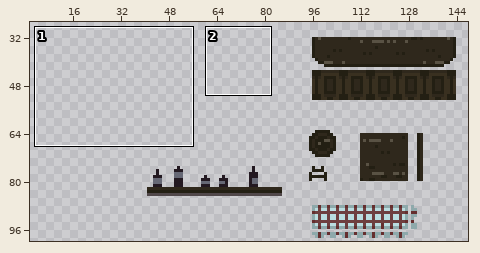
Pixel-art file, stored at godot/assets/Edificios/Cabildo.ase. Above: a wide view before the commit, with the close-up outlined.
Close-up. Before the edit:
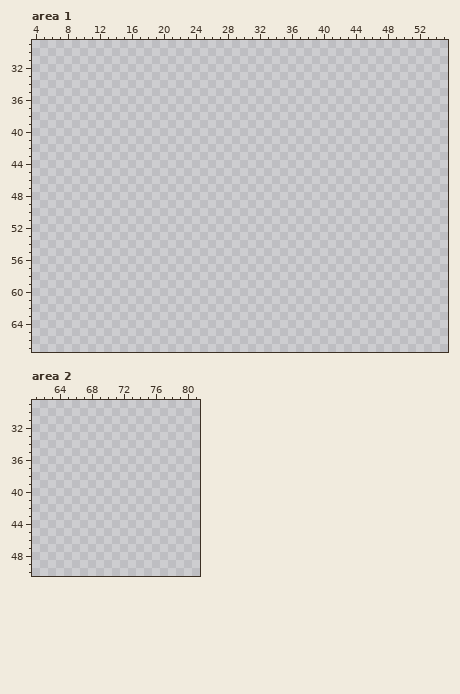
152x100 pixels, 1 frame. Colours within 5 levels of each other are drawn and written as one. Shown: area 1: x 4..55, y 29..67; area 2: x 61..81, y 29..50. The wide view leaves out empty margins.
And afterwards:
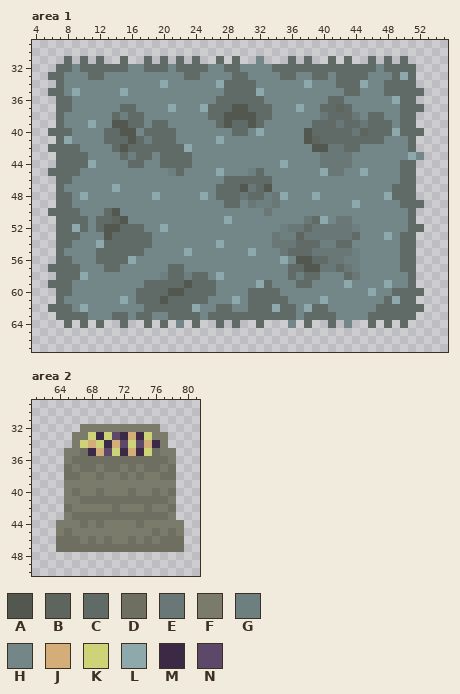
Palette (. is transparent): A #525750  B #5e655f  C #606a67  D #6e6f60  E #697877  F #7a7b6a  G #6e7f7f  H #748788  J #d3ae79  K #cdd379  L #8ea9ab  M #3b2946  N #5d486a
Changes in this commit:
Area 1, layer "Salon/Layer 6":
y 31: x 8 . -> C; x 10 . -> C; x 12 . -> C; x 15 . -> C; x 18 . -> C; x 20 . -> C; x 22 . -> C; x 24 . -> C; x 27 . -> C; x 29 . -> C; x 32 . -> H; x 36 . -> C; x 38 . -> C; x 41 . -> C; x 43 . -> C; x 46 . -> C; x 48 . -> C; x 50 . -> C
y 32: x 7..51 ............................................. -> CCHCCCCCCHHCCCHCCCCHHCCHHHHCCCCCCCCCCCCCHCCCC
y 33: x 6..51 .............................................. -> CCHHHCCHHHHHHHHHHCCHHHHCCHHHHCCHHCCHCCCCHHHCLC
y 34: x 7..51 ............................................. -> CHHHHHHHHHHHHLHHHHHHLCCCCHHHHHHLHHHCCCLHHCCCC
y 35: x 6..52 ............................................... -> CCHLHHHHHLHHHHHHHHHHHHCCCCLHHHHHHHHHHCCHHHCCCCC
y 36: x 7..51 ............................................. -> CCHHHHHHHHHHHHHHHHHHCCCCCCHHHHHHHHCCHHHHHHLCC
y 37: x 7..52 .............................................. -> CCHHHHHHCCHHHHLHHHLCCCAACCCHHHLHHCCBCHHHHHHCCC
y 38: x 7..51 ............................................. -> CHHHHHHCGCCHHHHHHHHCCAAAACCHHHHHHECCCEHCCHHCC
y 39: x 7..51 ............................................. -> CHHHLHHAACCHCCHHHHHHCACCACHHHHHHCCCECCECCCHCC
y 40: x 6..52 ............................................... -> CCCHHHHCCAAHCCCCHHHHHHHCCHLHHHHHACCCCCEBCCCLCCC
y 41: x 7..51 ............................................. -> CLHHHHCCCACGCCCHHHHHLHHHHHHHHHHABCCCCCCCCHHHC
y 42: x 6..51 .............................................. -> CCCCHHHHCACCCCCCCLHHHHHHHHHHHHHHHAAEECCHHHHHHC
y 43: x 7..52 .............................................. -> CCCCHHHHCGCCHCCCCHHHHHHHHHHHHHHHHEEEEHHHHHHHLH
y 44: x 7..51 ............................................. -> CCCCLHHHHCCHHCCCCHHHHHHHHHHHLHHHHEEEEHHHHHHCC
y 45: x 6..51 .............................................. -> CCCCHHHHHHHHHHHGCHHHHLHHHGCHHHHHHHLEEHHLHHHHCC
y 46: x 7..51 ............................................. -> CCHHHHHHHHHHHHHHHHHHHCCCCCCHHHHHHHHHHHHHHHHCC
y 47: x 7..51 ............................................. -> CHHHHHHLHHHHHHHHHHHHCCCAECAHHHHHHHHHHHHHHHCCC
y 48: x 7..51 ............................................. -> CCHLHHHHHHHHLHHHHHLHCCCECCGELHHHLHHHHHHHHLCCC
y 49: x 7..52 .............................................. -> CCHHHHHHHHHHHHHHHHHHHCCHEGGEHHHHHHHHHLHHHHHCCC
y 50: x 6..51 .............................................. -> CCCCHHHCAHHHHHHHHHHHHHHHHHHEHHHHHHHHHHHHHHHHHC
y 51: x 7..51 ............................................. -> CCCCHCCBAHHHHHHHHHHHHLHHHHHHHHHECLHEEHHHHHHHC
y 52: x 7..52 .............................................. -> CCLCHCAACCCHHLHHHHHHHHHHHHHHGEECEEEEEGHHHHHHCC
y 53: x 7..51 ............................................. -> CCCHHHACCCCCHHHHHHHHHHHHHHHEGGBEEEEEECHHHLHCC
y 54: x 7..51 ............................................. -> CCHHHLCCCCCCHHHHHHHHLHHHHHHEEECCCGGCCHHHHHHCC
y 55: x 7..51 ............................................. -> CHHHHCCCCCCHHHHHLHHHHHHHLHHHECCCEEEEEGHHHHHCC
y 56: x 7..51 ............................................. -> CCHHHCCCCLHHHHHHHHHHHHHHHHHHLHAACCEEGGHHHHHCC
y 57: x 6..51 .............................................. -> CCCCHHHCCHHHHHHCCHHHHHHHHHHHHHCCAAEECEGHHHHHCC
y 58: x 7..51 ............................................. -> CCCLHHHHHHHHHGCCGCCHLHHHHHHHHCGCCHHHCEHHHHHHC
y 59: x 6..51 .............................................. -> CCCHHHHHHHHHCCCCCACCCHHHHHLCHHHCCHHHHLHHHHLHHC
y 60: x 7..52 .............................................. -> CCHHHHHHHHCCCCAACCCCHHHHCCCCHHHHHHHHHHHLHHCCCC
y 61: x 7..51 ............................................. -> CHHHHHHHLHCCCACCCCCHHHLHCCCCCHHHHLHHHHHHHCLCC
y 62: x 6..52 ............................................... -> CCCHLHHHHHHHCCCCCCLHHCCHHCCCLCCHLCCHHHHHHCCCCCC
y 63: x 7..51 ............................................. -> CCCCHHHCCHCCHHCCCCHCCCCCCCCCCCHCCCCHHHHCCCCCC
y 64: x 8 . -> C; x 10 . -> C; x 12 . -> C; x 15 . -> C; x 18 . -> C; x 20 . -> C; x 22 . -> H; x 24 . -> C; x 27 . -> C; x 29 . -> C; x 32 . -> C; x 36 . -> H; x 38 . -> C; x 41 . -> C; x 43 . -> H; x 46 . -> C; x 48 . -> C; x 50 . -> C
Area 2, layer "Salon/Layer 6":
y 32: x 67..76 .......... -> FFFFFFFFFF
y 33: x 66..77 ............ -> FFKMKNMJMKFF
y 34: x 66..77 ............ -> FKJKMJNKNJMF
y 35: x 65..78 .............. -> FFDMJNKMJMKDFF
y 36: x 65..78 .............. -> FDDDDDDDDDDDDF
y 37: x 65..78 .............. -> DFDDFDDFDFDDFD
y 38: x 65..78 .............. -> DDFFDFFDFDFFDD
y 39: x 65..78 .............. -> FFFFFFFFFFFFFF
y 40: x 65..78 .............. -> FDFFDFFFDFFDFD
y 41: x 65..78 .............. -> FFDDDDDDDDDDDF
y 42: x 65..78 .............. -> DFFFFFDFFFDFFD
y 43: x 65..78 .............. -> FDDDDDDDDDDDDF
y 44: x 64..79 ................ -> FFFDFDFFFFDFFFFF
y 45: x 64..79 ................ -> FDFFFFFFFFFFDFDF
y 46: x 64..79 ................ -> DDDFDFDFFDFDFDDD
y 47: x 64..79 ................ -> DDDDDDDDDDDDDDDD
Changed places in both close-ups, as pixel boxes (x1, y1, x2, y2):
added: (48, 56, 424, 328)
added: (56, 424, 184, 552)
